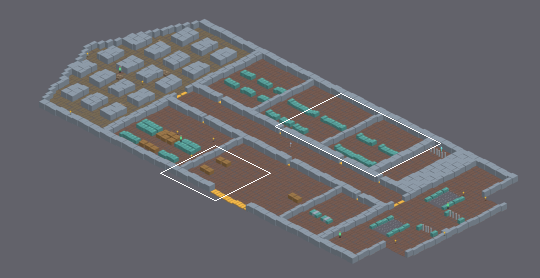
Tiled map (JSON) -- world/maps/meridian/deck3.tmj. Above, an overview of the earlier version with the close-up marked.
Close-up. As it was:
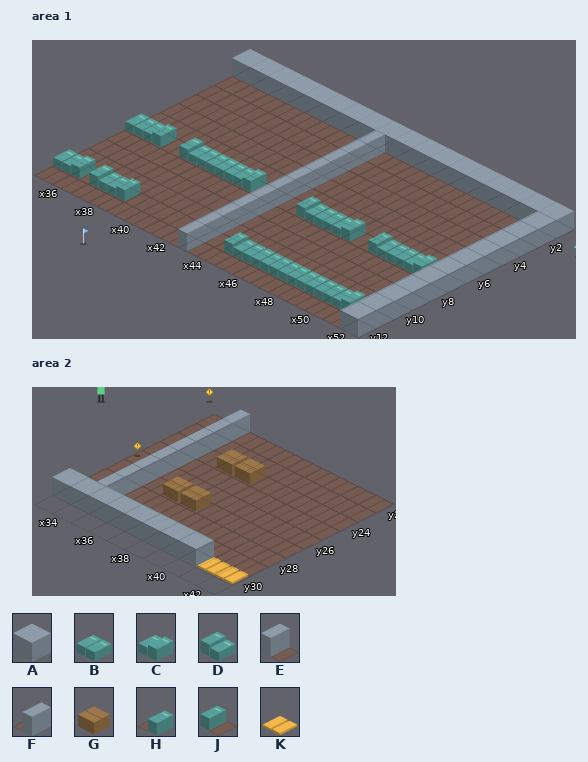
Cells are 128x64 px. Isometric: x runs down to the right, y down to the left. Shown: area 1 x 35..52, y 1..12; area 2 x 33..42, y 22..31. The commit also changed other parts of the map, which this record leaves out.
Key: from "Stand-ins": A 5 "piece-005", B 13 "piece-013", C 19 "piece-019", D 26 "piece-026", E 41 "piece-041", F 42 "piece-042", G 67 "piece-067", H 108 "piece-108", J 109 "piece-109", K 115 "piece-115".
_ is an empty cell.
Layers that did not change in this view are not listed.
Layer "Walls and things" before, area 1, first column x 35:
 1 AAAAAAAAAAAAAAAAAA
 2 ________E________A
 3 ________E________A
 4 ________E________A
 5 ________E________A
 6 ________E________A
 7 BC_DBBC_EHBBJHBBJA
 8 ________E________A
 9 ________E________A
10 ________E________A
11 BJDC____EHBBBBBBJA
12 ________E________A
Layer "Walls and things" before, area 2, first column x 33:
22 _F________
23 _F________
24 _F_GG_____
25 _F________
26 _F________
27 _F_GG_____
28 _F________
29 _F________
30 AAAAAAAAKK
31 __________
New version:
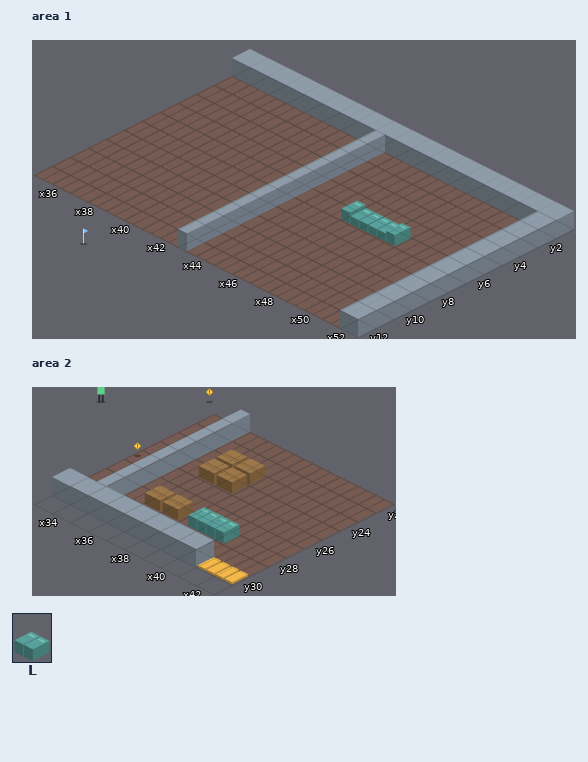
Further tiles: from "Stand-ins": L 38 "piece-038".
Diff:
Layer "Walls and things", area 1:
Tile B now appears in row 6 at x 47.
Tile C now appears in row 6 at x 48.
Tile D now appears in row 6 at x 46.
The author cleared tile B in row 7 at x 35, 39 to 40, 45 to 46 and 49 to 50; in row 11 at x 35 and 45 to 50.
The author cleared tile C in row 7 at x 36 and 41; in row 11 at x 38.
The author cleared tile D in row 7 at x 38; in row 11 at x 37.
The author cleared tile H in row 7 at x 44 and 48; in row 11 at x 44.
The author cleared tile J in row 7 at x 47 and 51; in row 11 at x 36 and 51.
Layer "Walls and things", area 2:
Tile G now appears in row 25 at x 36 to 37; in row 28 at x 36 to 37.
Tile H now appears in row 28 at x 38.
Tile J now appears in row 28 at x 40.
Tile L now appears in row 28 at x 39.
The author cleared tile G in row 27 at x 36 to 37.
